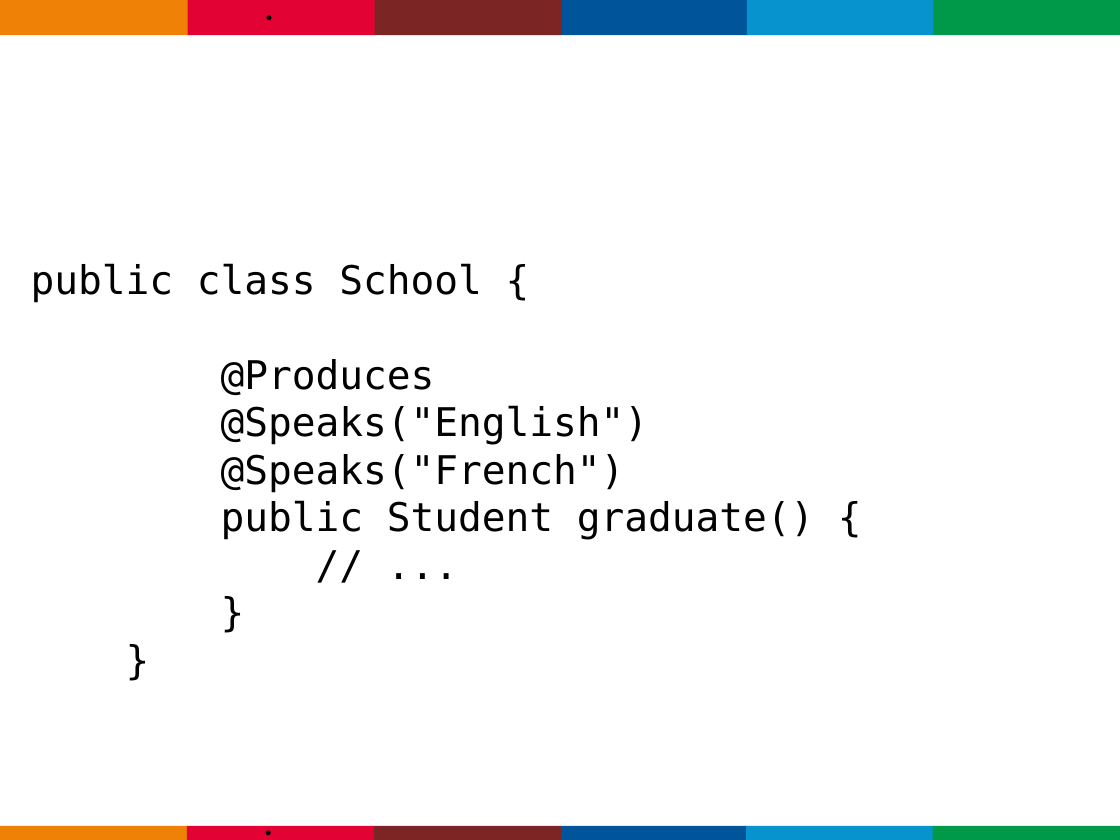
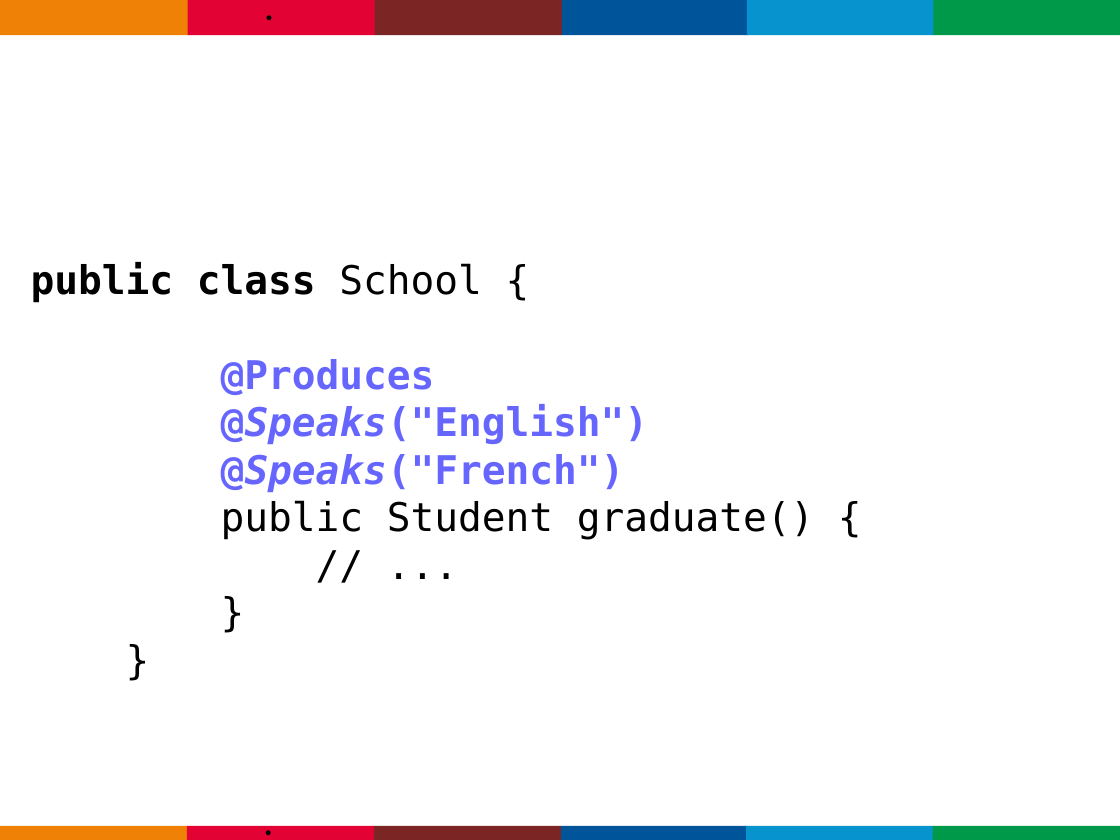
Before and after one commit to gastaldi/talks, a slide deck: slide 18 of CDI/TDC2015/TDC_2015-CDI-2.0.odp (slide 13 before the commit). Drawn at 1120x840 pixels with LibreOffice and Linux fonts; fonts in the diff are those of the drawing; background and template pictures are left out. Boxes give left, top, right and bottom in pixels: in the first picture for what was removed or moved away, otherwise in the second. Text is boxed around its words. In the diff, an @@ line names an element or a change of style, - is before the commit and + after.

```diff
--- a/CDI/TDC2015/TDC_2015-CDI-2.0.odp
+++ b/CDI/TDC2015/TDC_2015-CDI-2.0.odp
@@ subtitle at (31,262,648,492): bold on in "public class", "@Produces", "@Speaks("English")", "@Speaks("French")"; text colour #000000 to #6666FF in "@Produces", "@Speaks("English")", "@Speaks("French")"; italic on in "@Speaks("English")", "@Speaks("French")" @@
```
Also in this commit, not shown: 4 other slides changed, 10 slides added, 4 slides removed.
